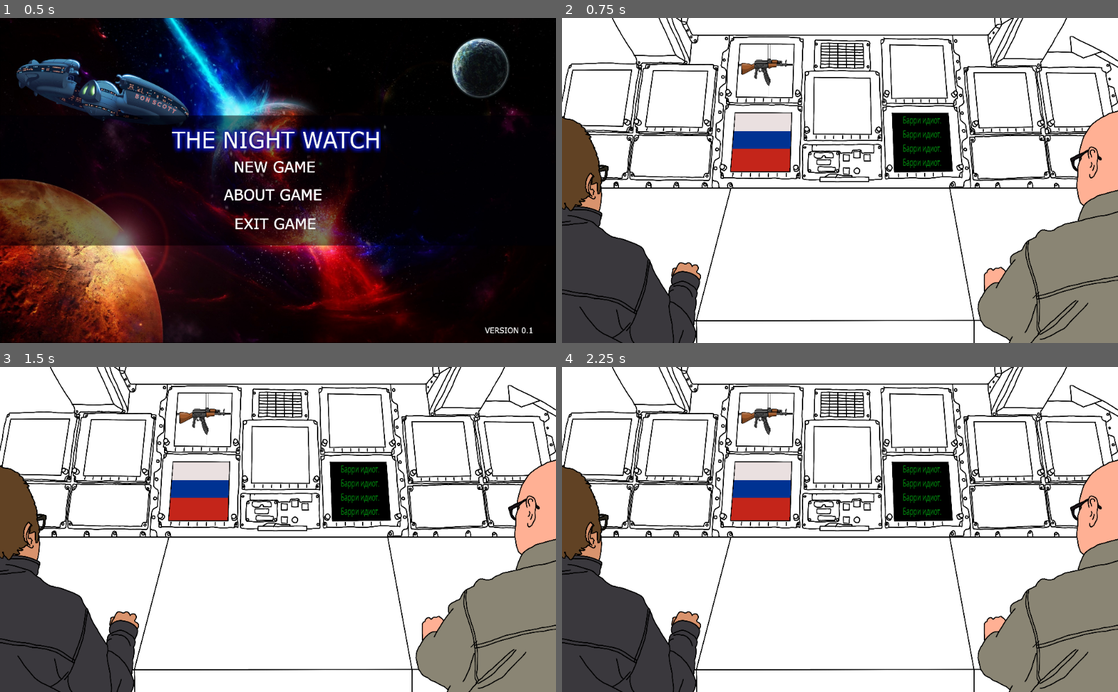
Above: before the commit, frames 1-4 (two rows, left to right).
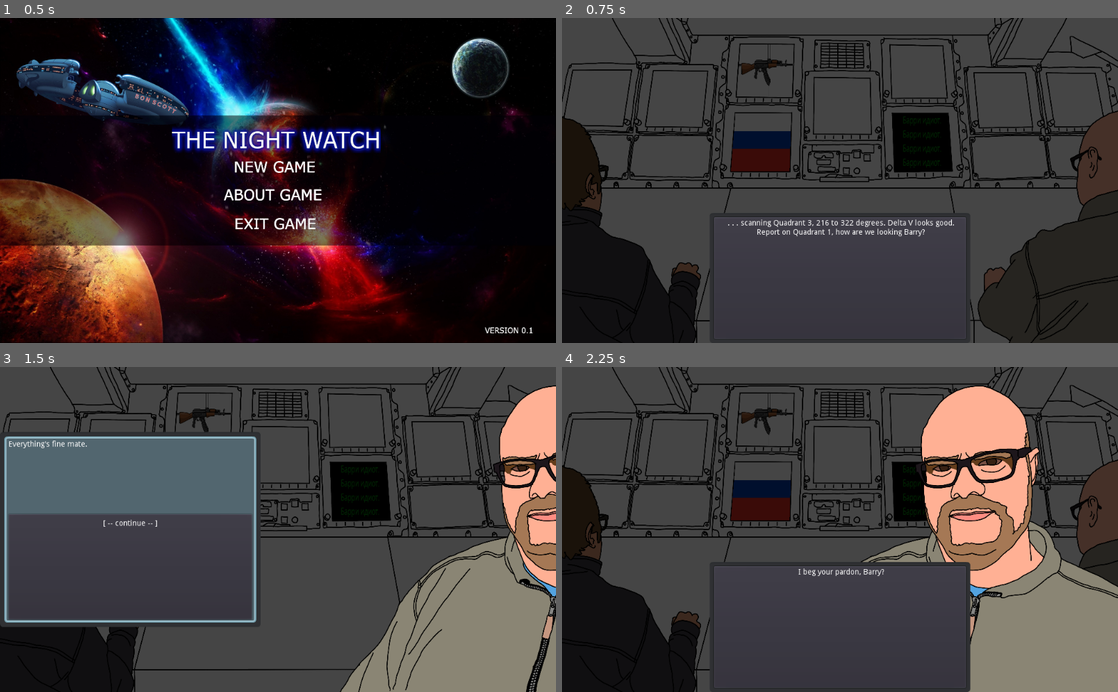
Above: after the commit, the same moments.

Repository: s3775599/BITS-clone
Game: Godot game, scene res://Scenes/Title.tscn
Two runs of this game, one before a commit and one after it. Both use one fixed random seed, a clock stepped at 60 frames per second and the inputs below.
Inputs (mouse positions are in pixels of both pictures, inside the frame that each line leads up to):
- Up to frame 1 (0.5 s): no input
- Up to frame 2 (0.75 s): tap Enter at 0.5 s; move the mouse to (834, 167) at 0.52 s; hold Right (ui_right) from 0.53 s (still down); click (834, 167) at 0.67 s
- Up to frame 3 (1.5 s): release Right (ui_right) at 1.25 s; click (278, 627) at 1.25 s, where only the run after the commit has a clickable ". . . scanning Quadrant 3, 21…"
- Up to frame 4 (2.25 s): click (689, 568) at 2 s, where only the run after the commit has a clickable "[ -- continue -- ]"

Frame 1 is identical in both runs. In frame 2, 94% of the frame differs, in the area x 0-100%, y 0-100%; in frame 3, 86%; in frame 4, 89%.

Commit message:
Intro autoplay
Intro scene autoplays when starting a new game. Can be skipped with 'escape' key, and reinitiated with down arrow key.

Diff:
--- a/NightwatchDialogueSystem/Scenes/Main.gd
+++ b/NightwatchDialogueSystem/Scenes/Main.gd
@@ -13,6 +13,9 @@
 onready var john_dialogue = get_node("JohnDialogue")
 onready var barry_dialogue = get_node("BarryDialogue")
 
+
+func _ready():
+	intro()
 
 # this function updates every frame
 func _process(delta):
@@ -31,10 +34,10 @@
 	if Input.is_action_just_pressed("ui_left"):
 		$BackgroundArea/BarryConsole/AnimationPlayer.play('BarryConsoleFastIn')
 	# initiates Intro dialogue
+	if Input.is_action_just_pressed("ui_cancel"):
+		close_dialogues()
 	if Input.is_action_just_pressed("ui_down"):
 		intro()
-#	if Input.is_action_just_pressed("ui_up"):
-#		$CanvasLayer/JohnPopup.rect_size = Vector2(480, 220)
 
 
 # mouseover signal on Barry at the console
@@ -87,8 +90,7 @@
 func _on_BarryPopup_button_id(button_id):
 	print("button_id = ", button_id)
 	if button_id == "end":
-		hide_barry()
-		normalise_background()
+		close_dialogues()
 	elif button_id[0] == "i":
 		intro_dialogue.intro_sequence(button_id)
 	else:
@@ -100,8 +102,7 @@
 func _on_JohnPopup_button_id(button_id):
 	print("button_id = ", button_id)
 	if button_id == "end":
-		hide_john()
-		normalise_background()
+		close_dialogues()
 	elif button_id[0] == "i":
 		intro_dialogue.intro_sequence(button_id)
 	else:
@@ -113,16 +114,20 @@
 func _on_PlayerPopup_button_id(button_id):
 	# ends the dialogue if the last button signal was "end"
 	if button_id == "end":
-		if player_close:
-			hide_player()
-		if john_close:
-			hide_john()
-		if barry_close:
-			hide_barry()
-		normalise_background()
+		close_dialogues()
 	else:
 		# calls the next line of dialogue
 		intro_dialogue.intro_sequence(button_id)
+
+
+func close_dialogues():
+	if player_close:
+			hide_player()
+	if john_close:
+			hide_john()
+	if barry_close:
+			hide_barry()
+	normalise_background()
 
 
 # makes the background dark
